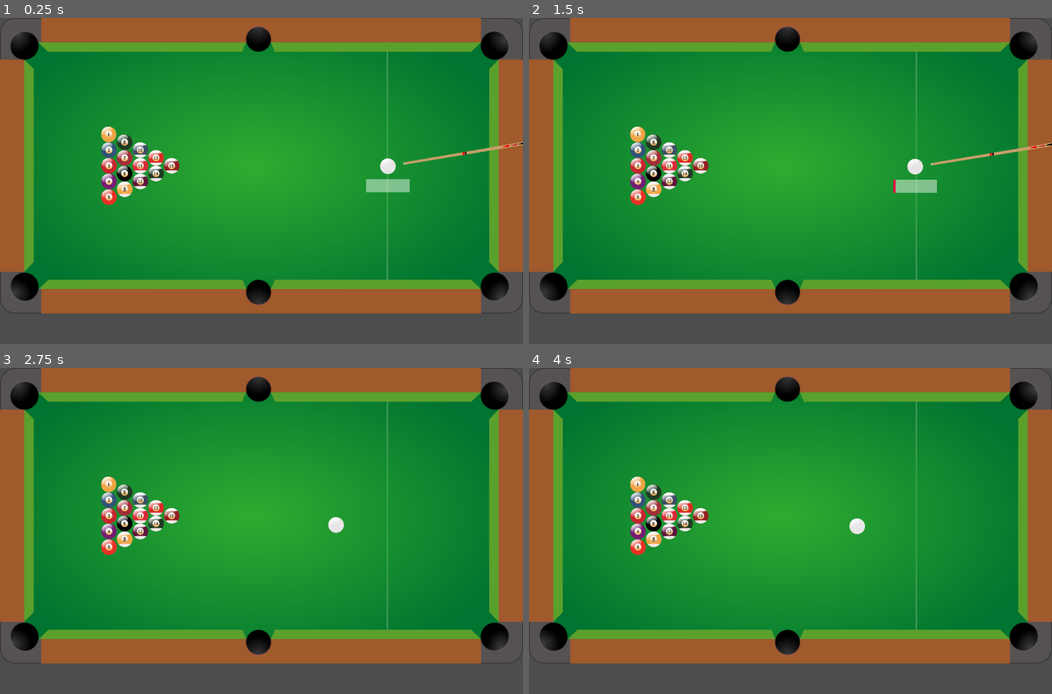
Above: before the commit, frames 1-4 (two rows, left to right).
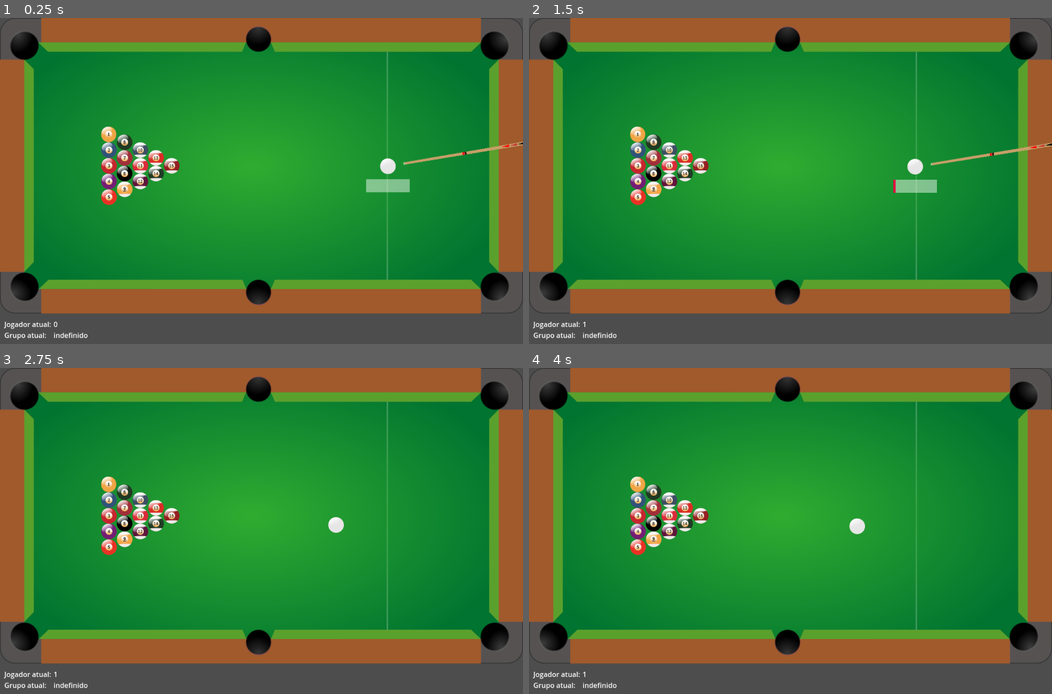
Above: after the commit, the same moments.

Repository: MathiasRLuz/Sinuca--8-Ball-Pool-
Game: Godot game, scene res://scenes/main.tscn
The game is run twice, just before and just after one commit, with the same random seed, the same clock (stepped at 60 frames per second) and the same inputs.
Inputs (mouse positions are in pixels of both pictures, inside the frame that each line leads up to):
- Up to frame 1 (0.25 s): no input
- Up to frame 2 (1.5 s): tap Enter at 0.5 s; move the mouse to (905, 171) at 0.52 s; click (905, 171) at 0.67 s; tap Space at 1.25 s; move the mouse to (685, 203) at 1.27 s; click (685, 203) at 1.42 s
- Up to frame 3 (2.75 s): move the mouse to (313, 462) at 2.02 s; click (313, 462) at 2.17 s
- Up to frame 4 (4 s): move the mouse to (764, 605) at 2.77 s; click (764, 605) at 2.92 s; tap Enter at 3.5 s; move the mouse to (947, 589) at 3.52 s; click (947, 589) at 3.67 s

The runs differ from the first frame. In frame 1, 0.2% of the frame differs, in the area x 0-17%, y 93-99%; in frame 2, 0.2%; in frame 3, 0.2%; in frame 4, 0.2%.

Commit message:
add UI labels and adjust collisions

Diff:
--- a/scenes/bola.tscn
+++ b/scenes/bola.tscn
@@ -1,6 +1,7 @@
 [gd_scene load_steps=4 format=3 uid="uid://drwm0yb1mdeo8"]
 
 [sub_resource type="PhysicsMaterial" id="PhysicsMaterial_yoek4"]
+friction = 0.45
 bounce = 5.0
 
 [sub_resource type="CircleShape2D" id="CircleShape2D_ecgr8"]
--- a/scenes/main.gd
+++ b/scenes/main.gd
@@ -32,6 +32,22 @@
 func proximo_jogador():
 	jogador_atual = 1 - jogador_atual
 	print("Jogador atual: ", jogador_atual)
+	$jogador_atual.text = str(jogador_atual)
+	ajusta_texto_grupo()
+
+func ajusta_texto_grupo():
+	var grupo_texto = "indefinido"
+	if jogador_atual == 0:
+		if grupo_jogador == 1:
+			grupo_texto = "menores"
+		elif grupo_jogador == 2:
+			grupo_texto = "maiores"
+	if jogador_atual == 1:
+		if grupo_jogador == 2:
+			grupo_texto = "menores"
+		elif grupo_jogador == 1:
+			grupo_texto = "maiores"
+	$grupo_atual.text = grupo_texto
 
 func remove_bola(bola):
 	print("Remover bola " + str(bola))
@@ -43,6 +59,10 @@
 		print(grupo_menor)
 	for b in get_tree().get_nodes_in_group("bolas"):
 		if b.name == str(bola):
+			var b_sprite = Sprite2D.new()
+			add_child(b_sprite)
+			b_sprite.texture = b.get_node("Sprite2D").texture
+			b_sprite.position = Vector2(180 + 50 * (14-grupo_maior.size()-grupo_menor.size()),725)
 			b.queue_free()
 
 func falta(grupo_favorecido):
@@ -64,8 +84,10 @@
 func fim_de_partida(jogador_vencedor): # 0 jogador, 1 bot
 	if jogador_vencedor == 0:
 		print("Parabens, você venceu")
+		$"Fim de jogo".text = "Jogador 0 venceu"
 	else:
 		print("Você perdeu")
+		$"Fim de jogo".text = "Jogador 1 venceu"
 	set_process(false)
 
 
@@ -107,6 +129,7 @@
 	cue_ball.get_node("Sprite2D").texture = ball_images.back() # última imagem do array
 	taking_shot = false
 	cue_ball.get_node("Area2D").connect("body_entered", Callable(self, "_on_CueBall_area_entered"))
+	cue_ball.continuous_cd = true  # Ativa o CCD
 
 func _on_CueBall_area_entered(body):
 	if body.is_in_group("bolas") && primeira_bola_batida == 0 && body.name != "Bola":
@@ -204,6 +227,7 @@
 		else:
 			grupo_jogador = 2
 	print("Grupo do jogador: " + str(grupo_jogador))
+	ajusta_texto_grupo()
 
 func bola_8_derrubada():
 	if jogador_atual == 0: # vez do player
@@ -252,7 +276,11 @@
 		if bola_adversaria(bola):
 			foi_falta = true
 		potted.append(body)
-		body.hide()
+		var b_sprite = Sprite2D.new()
+		add_child(b_sprite)
+		b_sprite.texture = body.get_node("Sprite2D").texture
+		b_sprite.position = Vector2(180 + 50 * (14-grupo_maior.size()-grupo_menor.size()),725)
+		body.queue_free()
 
 func bateu_primeiro_em_bola_proibida(bola):
 	if bola == 8:
--- a/scenes/main.tscn
+++ b/scenes/main.tscn
@@ -31,4 +31,38 @@
 show_percentage = false
 script = ExtResource("5_uo2g2")
 
+[node name="Player" type="Label" parent="."]
+offset_left = 10.0
+offset_top = 691.0
+offset_right = 118.0
+offset_bottom = 714.0
+text = "Jogador atual:"
+
+[node name="jogador_atual" type="Label" parent="."]
+offset_left = 123.0
+offset_top = 691.0
+offset_right = 231.0
+offset_bottom = 714.0
+text = "0"
+
+[node name="Group" type="Label" parent="."]
+offset_left = 10.0
+offset_top = 716.0
+offset_right = 118.0
+offset_bottom = 739.0
+text = "Grupo atual:"
+
+[node name="grupo_atual" type="Label" parent="."]
+offset_left = 123.0
+offset_top = 716.0
+offset_right = 231.0
+offset_bottom = 739.0
+text = "indefinido"
+
+[node name="Fim de jogo" type="Label" parent="."]
+offset_left = 10.0
+offset_top = 739.0
+offset_right = 118.0
+offset_bottom = 762.0
+
 [connection signal="shoot" from="Taco" to="." method="_on_taco_shoot"]
